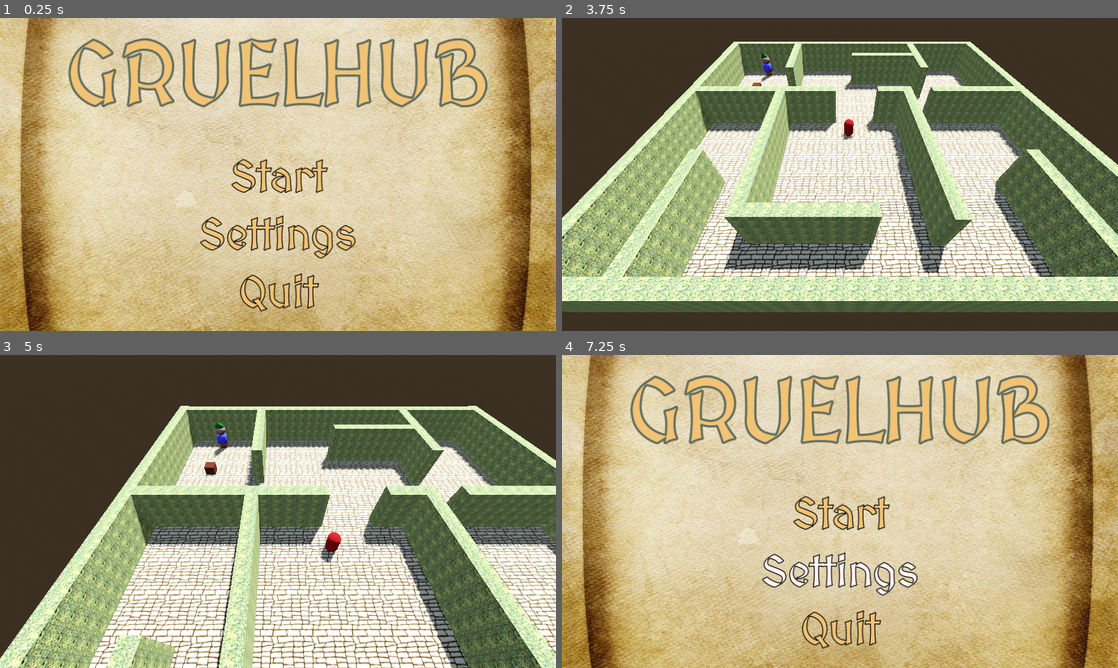
Above: before the commit, frames 1-4 (two rows, left to right).
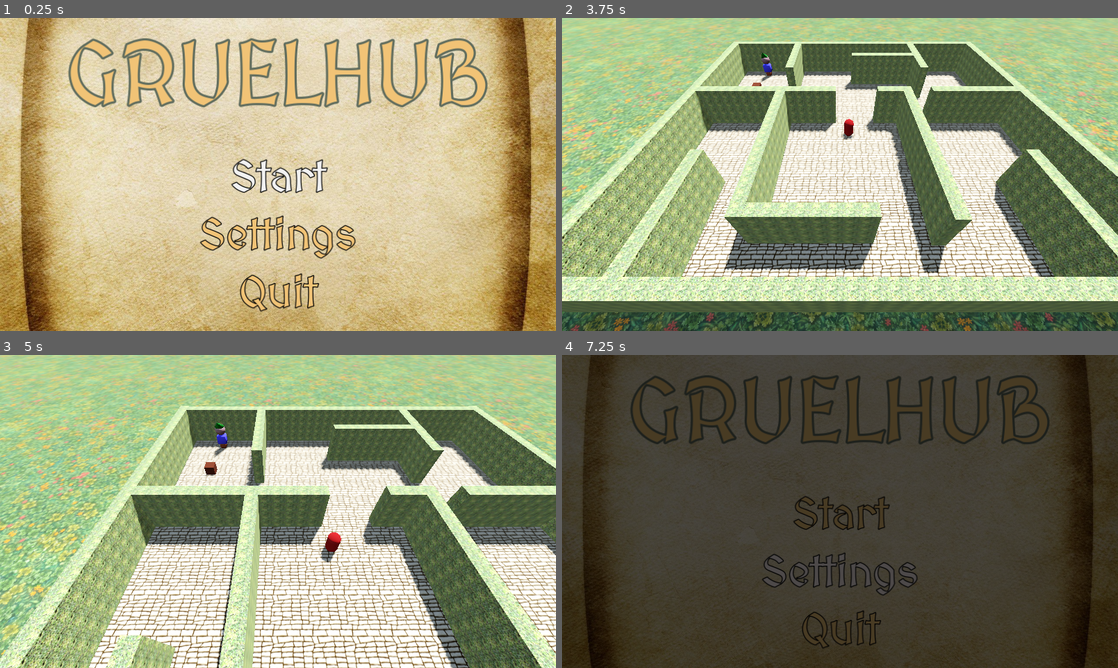
Above: after the commit, the same moments.

Repository: chumofchums/Abberation
Game: Godot game, scene res://start_menu.tscn
Two runs of this game, one before a commit and one after it. Both use one fixed random seed, a clock stepped at 60 frames per second and the inputs below.
Inputs (mouse positions are in pixels of both pictures, inside the frame that each line leads up to):
- Up to frame 1 (0.25 s): no input
- Up to frame 2 (3.75 s): click "Start" at 0.5 s; click "Start" at 1.25 s; tap Enter (ui_accept) at 2, 2.27, 2.75, 3.02 s; move the mouse to (962, 158) at 2.02 s; hold D (right) 2.03-2.78 s; hold E (interact) 2.03-2.78 s; click (962, 158) at 2.17 s; move the mouse to (728, 190) at 2.77 s; hold S (down) 2.78-3.5 s; tap F at 2.85 s; click "Settings" at 3.5 s
- Up to frame 3 (5 s): click "RETRY" at 4.25 s
- Up to frame 4 (7.25 s): click "MENU" at 5 s; tap Enter (ui_accept) at 5.75, 6.77 s; move the mouse to (895, 442) at 5.77 s; hold D (right) 5.78-6.53 s; tap Space at 5.85 s; move the mouse to (812, 574) at 6.52 s; hold W (up) from 6.53 s (still down); tap E (interact) at 6.6 s; click (812, 574) at 6.67 s

The runs differ from the first frame. In frame 1, 0.6% of the frame differs, in the area x 41-59%, y 45-56%; in frame 2, 26%; in frame 3, 31%; in frame 4, 100%, in the area x 0-100%, y 0-100%.
Error before the commit: Cannot call method 'change_scene_to_file' on a null value. (res://StartMenu.gd:12)
Error after the commit: Cannot call method 'change_scene_to_file' on a null value. (res://StartMenu.gd:15)

Commit message:
add grass tex, menu ui navigation

Diff:
--- a/StartMenu.gd
+++ b/StartMenu.gd
@@ -3,7 +3,10 @@
 @onready var anim: AnimationPlayer = $AnimationPlayer
 
 @onready var menu_music: AudioStreamPlayer2D = $AudioStreamPlayer2D2
+@onready var start_button: Button = $"Menu/MarginContainer/VBoxContainer/Start Button"
 
+func _ready() -> void:
+	start_button.grab_focus()
 
 func _on_start_button_pressed() -> void:
 	menu_music.stop()
--- a/delivery_boy.tscn
+++ b/delivery_boy.tscn
@@ -266,3 +266,4 @@
 libraries = {
 "": SubResource("AnimationLibrary_ljdom")
 }
+blend_times = [&"idle", &"idle", 0.2, &"idle", &"running", 0.2]
--- a/player/GruelTemperature.gd
+++ b/player/GruelTemperature.gd
@@ -2,7 +2,7 @@
 
 signal gruelTimeout
 
-var duration: float = 2.0
+var duration: float = 22.0
 var elapsed_time: float = 0.0
 var gruelCooled: bool = false
 
--- a/project.godot
+++ b/project.godot
@@ -43,6 +43,22 @@
 , Object(InputEventKey,"resource_local_to_scene":false,"resource_name":"","device":-1,"window_id":0,"alt_pressed":false,"shift_pressed":false,"ctrl_pressed":false,"meta_pressed":false,"pressed":false,"keycode":0,"physical_keycode":69,"key_label":0,"unicode":101,"echo":false,"script":null)
 ]
 }
+ui_up={
+"deadzone": 0.5,
+"events": [Object(InputEventKey,"resource_local_to_scene":false,"resource_name":"","device":0,"window_id":0,"alt_pressed":false,"shift_pressed":false,"ctrl_pressed":false,"meta_pressed":false,"pressed":false,"keycode":4194320,"physical_keycode":0,"key_label":0,"unicode":0,"echo":false,"script":null)
+, Object(InputEventJoypadButton,"resource_local_to_scene":false,"resource_name":"","device":0,"button_index":11,"pressure":0.0,"pressed":false,"script":null)
+, Object(InputEventJoypadMotion,"resource_local_to_scene":false,"resource_name":"","device":0,"axis":1,"axis_value":-1.0,"script":null)
+, Object(InputEventKey,"resource_local_to_scene":false,"resource_name":"","device":-1,"window_id":0,"alt_pressed":false,"shift_pressed":false,"ctrl_pressed":false,"meta_pressed":false,"pressed":false,"keycode":0,"physical_keycode":87,"key_label":0,"unicode":119,"echo":false,"script":null)
+]
+}
+ui_down={
+"deadzone": 0.5,
+"events": [Object(InputEventKey,"resource_local_to_scene":false,"resource_name":"","device":0,"window_id":0,"alt_pressed":false,"shift_pressed":false,"ctrl_pressed":false,"meta_pressed":false,"pressed":false,"keycode":4194322,"physical_keycode":0,"key_label":0,"unicode":0,"echo":false,"script":null)
+, Object(InputEventJoypadButton,"resource_local_to_scene":false,"resource_name":"","device":0,"button_index":12,"pressure":0.0,"pressed":false,"script":null)
+, Object(InputEventJoypadMotion,"resource_local_to_scene":false,"resource_name":"","device":0,"axis":1,"axis_value":1.0,"script":null)
+, Object(InputEventKey,"resource_local_to_scene":false,"resource_name":"","device":-1,"window_id":0,"alt_pressed":false,"shift_pressed":false,"ctrl_pressed":false,"meta_pressed":false,"pressed":false,"keycode":0,"physical_keycode":83,"key_label":0,"unicode":115,"echo":false,"script":null)
+]
+}
 left={
 "deadzone": 0.5,
 "events": [Object(InputEventKey,"resource_local_to_scene":false,"resource_name":"","device":-1,"window_id":0,"alt_pressed":false,"shift_pressed":false,"ctrl_pressed":false,"meta_pressed":false,"pressed":false,"keycode":0,"physical_keycode":65,"key_label":0,"unicode":97,"echo":false,"script":null)
--- a/start_menu.tscn
+++ b/start_menu.tscn
@@ -141,6 +141,7 @@
 [node name="Start Button" type="Button" parent="Menu/MarginContainer/VBoxContainer"]
 layout_mode = 2
 size_flags_horizontal = 4
+focus_neighbor_bottom = NodePath("../Settings Button")
 theme_override_font_sizes/font_size = 100
 theme_override_styles/normal = SubResource("StyleBoxEmpty_a6wal")
 theme_override_styles/hover = SubResource("StyleBoxEmpty_fy78q")
@@ -160,6 +161,8 @@
 [node name="Settings Button" type="Button" parent="Menu/MarginContainer/VBoxContainer"]
 layout_mode = 2
 size_flags_horizontal = 4
+focus_neighbor_top = NodePath("../Start Button")
+focus_neighbor_bottom = NodePath("../Quit Button")
 theme_override_font_sizes/font_size = 100
 theme_override_styles/normal = SubResource("StyleBoxEmpty_a6wal")
 theme_override_styles/hover = SubResource("StyleBoxEmpty_fy78q")
@@ -175,6 +178,7 @@
 [node name="Quit Button" type="Button" parent="Menu/MarginContainer/VBoxContainer"]
 layout_mode = 2
 size_flags_horizontal = 4
+focus_neighbor_top = NodePath("../Settings Button")
 theme_override_font_sizes/font_size = 100
 theme_override_styles/normal = SubResource("StyleBoxEmpty_a6wal")
 theme_override_styles/hover = SubResource("StyleBoxEmpty_fy78q")
--- a/world.tscn
+++ b/world.tscn
@@ -1,10 +1,12 @@
-[gd_scene load_steps=38 format=3 uid="uid://cmxvgauvx41nb"]
+[gd_scene load_steps=42 format=3 uid="uid://cmxvgauvx41nb"]
 
 [ext_resource type="Material" uid="uid://cjjba7srjvvd2" path="res://materials/cobblestones.tres" id="1_0et4a"]
 [ext_resource type="Script" path="res://world.gd" id="1_sg2n5"]
 [ext_resource type="Material" uid="uid://dpwrvtysthavr" path="res://materials/hedgeWall.tres" id="2_kbh0v"]
+[ext_resource type="Texture2D" uid="uid://e16ve44ewb5t" path="res://textures/grass/Grass_04.png" id="4_2rlun"]
 [ext_resource type="Script" path="res://player/Player.gd" id="4_lgw3u"]
 [ext_resource type="PackedScene" uid="uid://8r5wwsrjiw33" path="res://delivery_boy.tscn" id="5_7dpas"]
+[ext_resource type="Texture2D" uid="uid://dq1jrks0lr0ky" path="res://textures/grass/Grass_04_Nrm.png" id="5_fxljq"]
 [ext_resource type="Script" path="res://player/RayCastCull.gd" id="5_p2er7"]
 [ext_resource type="PackedScene" uid="uid://dn05ucbbktbtv" path="res://guard.tscn" id="6_3dir3"]
 [ext_resource type="Script" path="res://player/PlayerUI.gd" id="6_4wkan"]
@@ -41,6 +43,16 @@
 vertices = PackedVector3Array(8.6731, 4.4, -12.523, 0.673096, 4.4, -12.273, 8.6731, 4.4, -12.273, 13.6731, 4.4, 15.727, …(4714 unchanged characters)…
 polygons = [PackedInt32Array(2, 1, 0), PackedInt32Array(5, 4, 3), PackedInt32Array(8, 7, 6), PackedInt32Array(11, 10, 9 …(3017 unchanged characters)…
 
+[sub_resource type="PlaneMesh" id="PlaneMesh_8hjyh"]
+
+[sub_resource type="StandardMaterial3D" id="StandardMaterial3D_mni71"]
+albedo_texture = ExtResource("4_2rlun")
+normal_enabled = true
+normal_scale = 0.64
+normal_texture = ExtResource("5_fxljq")
+uv1_scale = Vector3(12.94, 12.94, 12.94)
+uv1_triplanar = true
+
 [sub_resource type="CapsuleShape3D" id="CapsuleShape3D_sip24"]
 
 [sub_resource type="StandardMaterial3D" id="StandardMaterial3D_1c627"]
@@ -505,6 +517,11 @@
 
 [node name="Marker3D4" type="Marker3D" parent="level" groups=["Guard"]]
 transform = Transform3D(1, 0, 0, 0, 1, 0, 0, 0, 1, -5.6596, 0, 9.72467)
+
+[node name="MeshInstance3D" type="MeshInstance3D" parent="level"]
+transform = Transform3D(263.828, 0, 0, 0, 263.828, 0, 0, 0, 263.828, 0, -0.2, 0)
+mesh = SubResource("PlaneMesh_8hjyh")
+surface_material_override/0 = SubResource("StandardMaterial3D_mni71")
 
 [node name="Player" type="CharacterBody3D" parent="."]
 transform = Transform3D(0.999993, -0.00349065, 0, 0.00349064, 0.999993, -0.00174533, 6.09233e-06, 0.00174532, 0.999998, -12.5391, 0, -14.9212)
Binary file added: textures/grass/Grass_04.png
Not shown, added: textures/grass/Grass_04.png.import
Binary file added: textures/grass/Grass_04_Nrm.png
Not shown, added: textures/grass/Grass_04_Nrm.png.import
